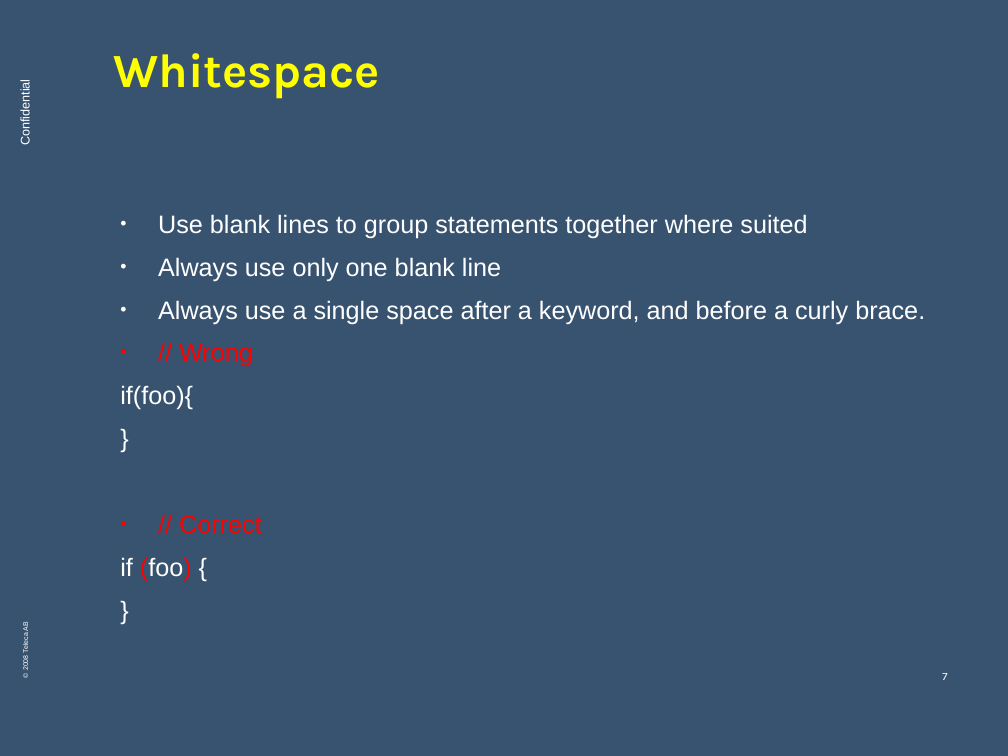
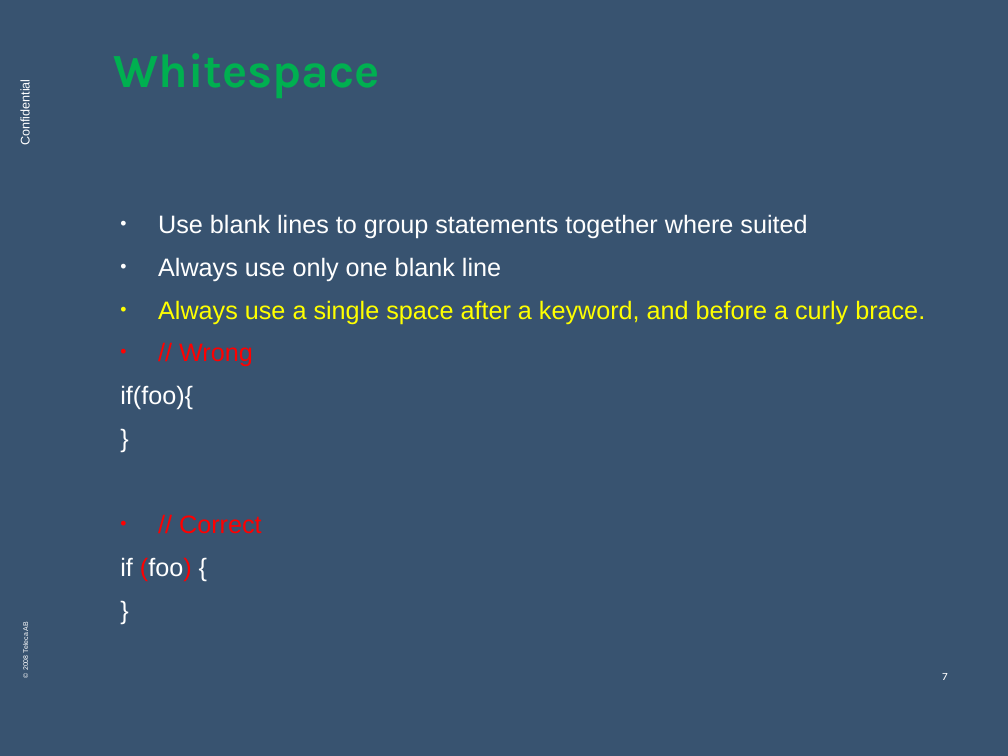
Before and after one commit to kref/mobileim, a slide deck: slide 7 of Personal_modle_file/Johnny_Liu/QT coding convention.ppt. Drawn at 1008x756 pixels with LibreOffice and Linux fonts; fonts in the diff are those of the drawing; background and template pictures are left out. Boxes give left, top, right and bottom in pixels: in the first picture for what was removed or moved away, otherwise in the second. Text is boxed around its words. In the diff, an @@ line names an element or a change of style, - is before the commit and + after.

```diff
--- a/Personal_modle_file/Johnny_Liu/QT coding convention.ppt
+++ b/Personal_modle_file/Johnny_Liu/QT coding convention.ppt
@@ title "Whitespace" at box(104, 33, 940, 159): text colour #FFFF00 to #00B050 @@
@@ text at box(158, 300, 925, 324): text colour #FFFFFF to #FFFF00 in "Always use a single space after a ..."; bullet colour #FFFFFF to #FFFF00 @@
```
Also in this commit, not shown: 32 other slides changed, 5 other files.
